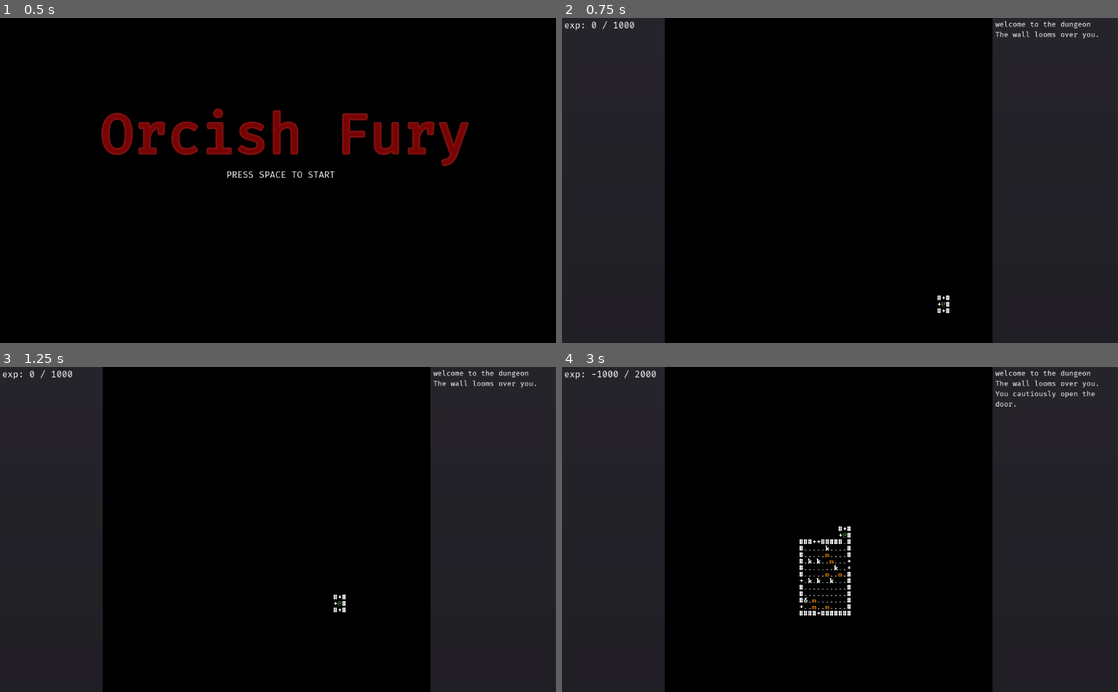
Above: before the commit, frames 1-4 (two rows, left to right).
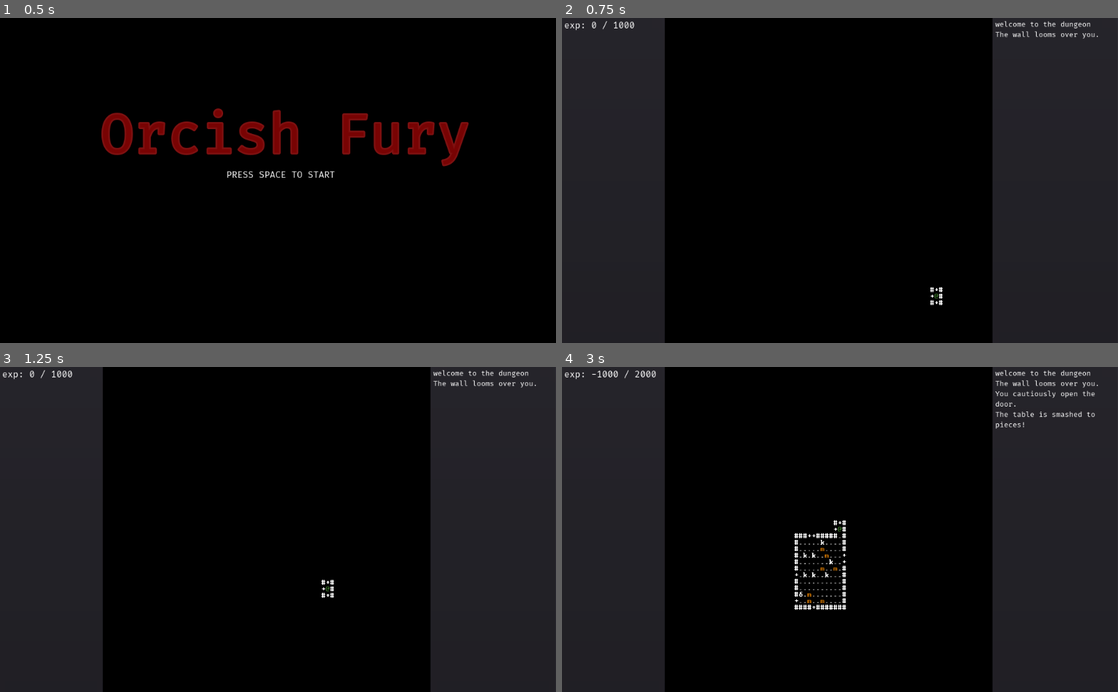
Above: after the commit, the same moments.

Repository: redxaxder/7DRL2022
Game: Godot game, scene res://scenes/root.tscn
Two runs of this game, one before a commit and one after it. Both use one fixed random seed, a clock stepped at 60 frames per second and the inputs below.
Inputs:
- Up to frame 1 (0.5 s): no input
- Up to frame 2 (0.75 s): tap Space (action) at 0.5 s; hold Right (right) from 0.53 s (still down); hold Space (action) from 0.53 s (still down)
- Up to frame 3 (1.25 s): keep holding Right (right); keep holding Space (action)
- Up to frame 4 (3 s): release Right (right) at 1.28 s; release Space (action) at 1.28 s; hold Down (down) 1.28-2.03 s; tap Enter (level_up) at 1.35 s; hold Right (right) 2.03-2.78 s; hold . (pass) 2.03-2.78 s; hold Up (up) from 2.78 s (still down); tap Space (action) at 2.85 s

Frame 1 is identical in both runs. In frame 2, 0.1% of the frame differs, in the area x 66-70%, y 82-91%; in frame 3, 0.1%; in frame 4, 1.3%, in the area x 41-96%, y 13-77%.

Commit message:
overrun_wip, camera change, furniture log fix

Diff:
--- a/scenes/run.gd
+++ b/scenes/run.gd
@@ -30,6 +30,7 @@
 # for perks
 var tempo_chance: int = 0
 var did_tempo: bool = false
+var overrun_perk: bool = false
 
 func _ready():
 	randomize()
@@ -87,37 +88,13 @@
 				pc.run_speed = 1
 		if dir >= 0 && !acted:
 			acted = pc.try_kick_furniture(dir)
-		if acted: # stop running after attack or kick
+		if acted: # stop running after  kick
 			pc.stop_run()
 		if dir >= 0 && !acted:
 			acted = pc.try_move(dir)
 			if acted:
 				update_pan(dir)
-#			var run_multiplier: int = 1
-#			if dir == pc.run_dir:
-#				pc.run_speed = pc.next_run_speed()
-#				run_multiplier = pc.run_speed
-#			else:
-#				pc.stop_run()
-#			var p = pc.get_pos() + DIR.dir_to_vec(dir)
-#			pc.run_dir = dir
-#			for _i in range(run_multiplier):
-#				did_attack = pc.try_attack(dir, true)
-#				acted = did_attack
-#				acted = pc.try_kick_furniture(dir) || acted
-#				var anim_multiplier = 0.5 + run_multiplier / 2.0
-#				var did_move = pc.try_move(dir, anim_multiplier)
-#				acted = did_move || acted
-#				if did_move:
-#					var items = locationService.lookup(p, constants.PICKUPS)
-#					if items.size() > 0:
-#						pc.pick_up(items[0],p)
-#					update_pan(dir)
-#				else:
-#					pc.stop_run()
-#					break
-#			if not acted:
-#				pc.run_speed = 1
+
 		if acted:
 			if did_attack && (randi()%100 < tempo_chance) && !did_tempo:
 				did_tempo = true
@@ -212,7 +189,7 @@
 	if block_input > 0:
 		block_input = max(block_input - delta, 0)
 	if camera_offset.length() > 0:
-		camera_offset = camera_offset * pow(0.4,delta)
+		camera_offset = camera_offset * pow(0.3,delta)
 		camera_offset = camera_offset.move_toward(Vector2(0,0), SCREEN.TILE_HEIGHT * delta * 2)
 	$camera.position = camera_target + camera_offset
 
--- a/sprites/door.gd
+++ b/sprites/door.gd
@@ -14,10 +14,16 @@
 	add_to_group(self.constants.STOPS_ATTACK)
 
 func kick(dir: int, extra_knockback = 0) -> bool:
-	combatLog.say("The door goes flying!")
+	if combatLog != null:
+		combatLog.say("The door goes flying!")
 	knockback(DIR.dir_to_vec(dir), 1000, 1 + extra_knockback)
-	combatLog.say("The door is smashed to pieces!")
 	return true
+
+func die(dir):
+	emit_signal("door_opened",get_pos())
+	if combatLog != null:
+		combatLog.say("The table is smashed to pieces!")
+	.die(dir)
 
 func nudge(_dir: int, player_opened: bool = true) -> bool:
 	if combatLog != null:
@@ -27,7 +33,3 @@
 			combatLog.say("You hear a door open.")
 	die(Vector2(0,0))
 	return true
-
-func die(dir: Vector2):
-	emit_signal("door_opened",get_pos())
-	.die(dir)
--- a/sprites/furniture/chair.gd
+++ b/sprites/furniture/chair.gd
@@ -11,9 +11,13 @@
 func kick(dir: int, extra_knockback = 0) -> bool:
 	if combatLog != null:
 		combatLog.say("The chair goes flying!")
-		combatLog.say("The chair is smashed to pieces!")
 	knockback(DIR.dir_to_vec(dir), 1000, 1 + extra_knockback)
 	return true
+
+func die(dir):
+	if combatLog != null:
+		combatLog.say("The chair is smashed to pieces!")
+	.dir(dir)
 
 func nudge(dir: int, player_opened: bool = true) -> bool:
 	if combatLog != null:
--- a/sprites/furniture/table.gd
+++ b/sprites/furniture/table.gd
@@ -14,9 +14,13 @@
 func kick(dir: int, extra_knockback = 0) -> bool:
 	if combatLog != null:
 		combatLog.say("The table goes flying!")
-		combatLog.say("The table is smashed to pieces!")
 	knockback(DIR.dir_to_vec(dir), 1000, 1 + extra_knockback)
 	return true
+
+func die(dir):
+	if combatLog != null:
+		combatLog.say("The table is smashed to pieces!")
+	.die(dir)
 
 func nudge(dir: int, player_opened: bool = true) -> bool:
 	if combatLog != null:
--- a/sprites/pc.gd
+++ b/sprites/pc.gd
@@ -27,6 +27,7 @@
 var second_wind_bonus: int = 0
 var immune_limp: bool = false
 var furniture_smash_chance: int = 0
+var overrun_perk: bool = false
 
 
 const base_experience_gain_rate: int = 5
@@ -206,6 +207,9 @@
 				if locationService.lookup(target, constants.BLOCKER).size() == 0:
 					animated_move_to_combine(target)
 				stop_run()
+				if overrun_perk:
+					run_dir = dir
+				emit_signal("status_changed")
 				return true
 			else: # we shouldnt reach this branch, but if we do..
 				return false # cancel!
Not shown, changed: notes.md
